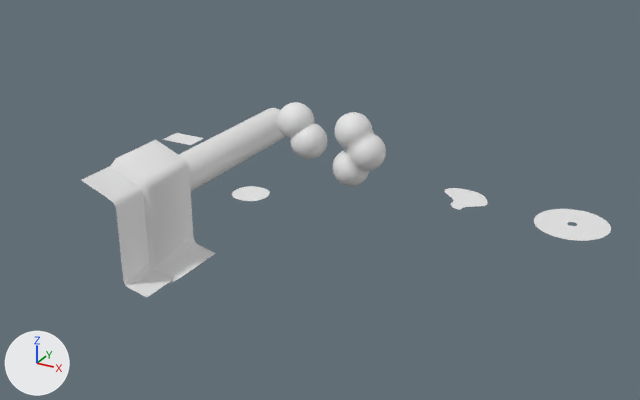
The Blender file BlendFiles/MeshAssets.blend: old version first, new version second.
Both versions are drawn from a camera (50 mm lens) standing at (30.3, -38.7, 17.4) and looking at (10.2, -2.2, -0.9). Lighting does not change. The marker at lower left points along +X, +Y and +Z.
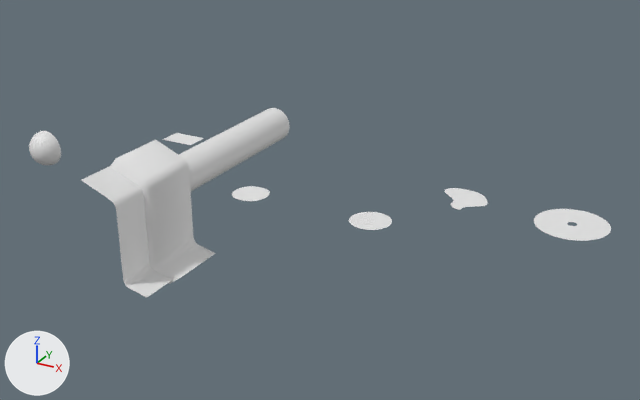
Location of each change, [x1, y1, x2, y2] in pixels of the pictures (640 x 400 px):
'Retopo_Sphere', deleted: before [333, 112, 386, 186]
'Sphere.001', reshaped, moved (13% narrower, 8% shorter): before [277, 102, 314, 139]; after [29, 131, 61, 165]
'Sphere.002', deleted: before [290, 123, 327, 159]
'Cylinder.001', added: after [349, 212, 392, 230]

What the commit changed:
me_sphere_001 is used by ob_sphere_001; location (7.05, 0.66, 0.0).
me_sphere_001 had 482 vertices, 512 faces and spanned x -0.89..1.11, y -1.0..1.0, z 1.05..3.05.
me_sphere_001 now has 257 vertices, 256 faces and spans x -1.0..1.0, y -1.0..0.0, z -1.0..1.0.
me_sphere_001 part 1: 482 vertices removed from x -0.89..1.11, y -1.0..1.0, z 1.05..3.05; 257 vertices added at x -1.0..1.0, y -1.0..0.0, z -1.0..1.0.
Mesh me_cylinder_002 is new.
It has 81 vertices, 64 faces and spans x -1.0..1.0, y -1.0..1.0, z 0.0.
Object 'Sphere.001' (ob_sphere_001) moves from (7.05, 0.66, 0.0) to (-5.8, -4.86, 0.0).
Object 'Sphere.002' (ob_sphere_002) is deleted.
Object 'Retopo_Sphere' (ob_retopo_sphere) is deleted.
Object 'Cylinder.001' (ob_cylinder_001) is new; it shows me_cylinder_002.
Its location is (14.35, -4.86, 0.0).
